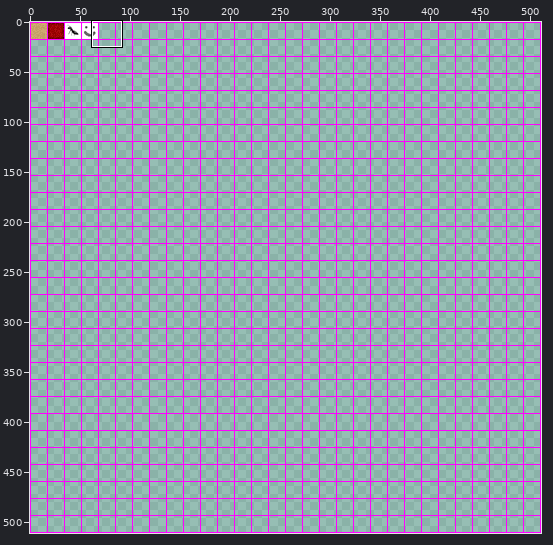
File history of a sprite sheet, assets/tilemaps/tiles/mall_world.png. The picture above shows the old version from afar; the outline marks the close-up.
Close-up. As it was:
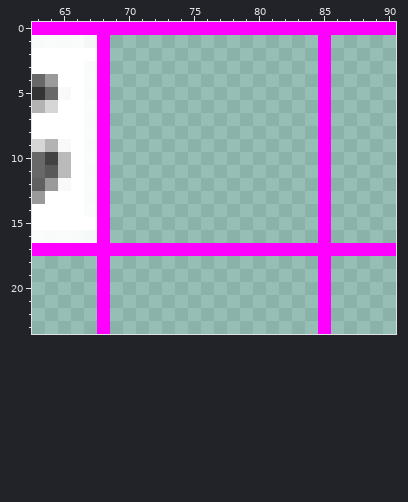
The file is 511x511 pixels. Colours within 5 levels of each other are drawn and written as one. Shown: x 63..90, y 0..23.
Now the later version:
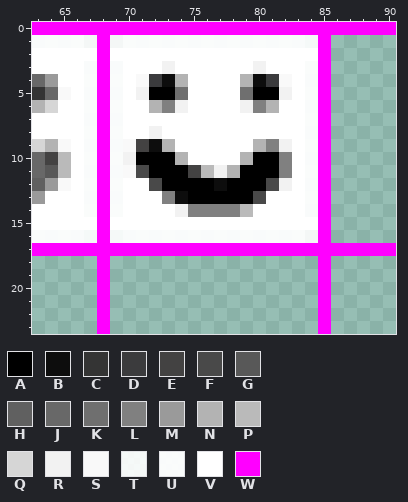
Palette (. is transparent): A #000000  B #0d0d0d  C #343434  D #3b3b3d  E #434242  F #494949  G #585858  H #606060  J #686868  K #6f6f6f  L #808080  M #9a9a9a  N #b3b3b3  P #bababa  Q #d6d6d6  R #f2f2f2  S #f9f9f9  T #ffffffe6  U #fffffff2  V #ffffff  W #ff00ff
Change:
@@ x 63..90 @@
  0 WWWWWWWWWWWWWWWWWWWWWWWWWWWW
- 1 UUUUTW................W.....
- 2 VVVVVW................W.....
- 3 VVVVUW................W.....
- 4 JMVVUW................W.....
- 5 CJSVUW................W.....
- 6 NQVVUW................W.....
- 7 VVVVUW................W.....
- 8 VVVVUW................W.....
- 9 QNSVUW................W.....
-10 JEPVUW................W.....
-11 JGPVUW................W.....
-12 HMSVUW................W.....
-13 MVVVUW................W.....
-14 VVVVUW................W.....
-15 VVVVVW................W.....
-16 UUUUTW................W.....
+ 1 UUUUTWTUUUUUUUUUUUUUUTW.....
+ 2 VVVVVWVVVVVVVVVVVVVVVVW.....
+ 3 VVVVUWUVVVRVVVVVVRVVVUW.....
+ 4 JMVVUWUVSDBNVVVVNBDSVUW.....
+ 5 CJSVUWUVRAAKVVVVKAARVUW.....
+ 6 NQVVUWUVVNLRVVVVRLNVVUW.....
+ 7 VVVVUWUVVVVVVVVVVVVVVUW.....
+ 8 VVVVUWUVVRVVVVVVVVVVVUW.....
+ 9 QNSVUWUSEBNVVVVVVNLRVUW.....
+10 JEPVUWURAAANVVVVNAALVUW.....
+11 JGPVUWUSFAAAEPRNAAALVUW.....
+12 HMSVUWUVVFAAAABAAAFRVUW.....
+13 MVVVUWUVVVLBAAAAAFVVVUW.....
+14 VVVVUWUVVVVRLLLLPVVVVUW.....
+15 VVVVVWVVVVVVVVVVVVVVVVW.....
+16 UUUUTWTUUUUUUUUUUUUUUTW.....
 17 WWWWWWWWWWWWWWWWWWWWWWWWWWWW
Changed places in both close-ups, as pixel boxes (x1, y1, x2, y2):
added: (110, 35, 318, 243)
